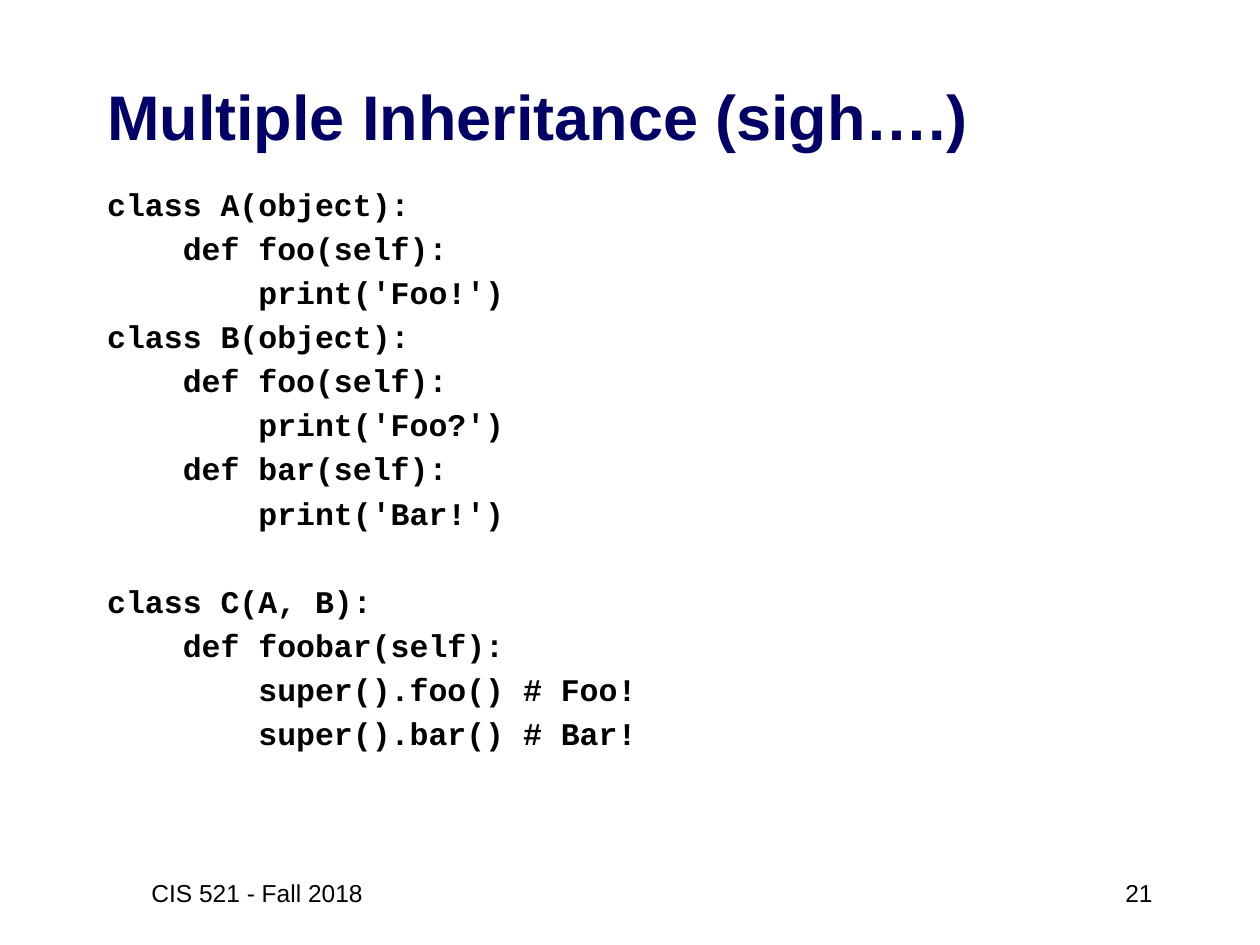
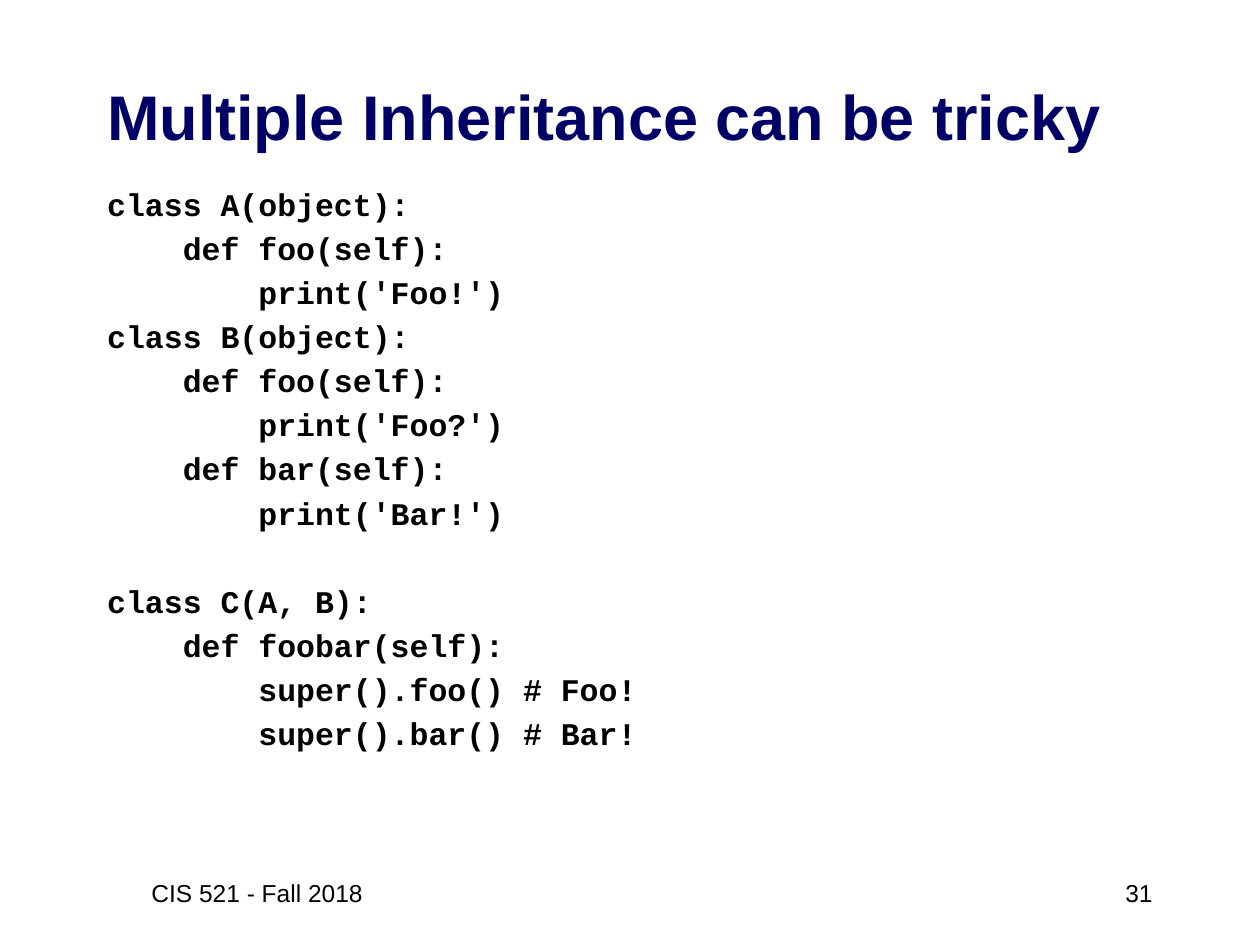
Before and after one commit to artificial-intelligence-class/artificial-intelligence-class.github.io, a slide deck: slide 31 of assets/slides/02-Python3-review2.pptx (slide 21 before the commit). Drawn at 1260x945 pixels with LibreOffice and Linux fonts; fonts in the diff are those of the drawing. Boxes give left, top, right and bottom in pixels: in the first picture for what was removed or moved away, otherwise in the second. Text is boxed around its words. In the diff, an @@ line names an element or a change of style, - is before the commit and + after.

```diff
--- a/assets/slides/02-Python3-review2.pptx
+++ b/assets/slides/02-Python3-review2.pptx
@@ title at (107, 94, 1100, 152): text changed @@
-Multiple Inheritance (sigh….)
+Multiple Inheritance can be tricky
@@ page number at (1125, 885, 1152, 903): text changed @@
-21
+31
```
Also in this commit, not shown: 11 other slides changed, 10 slides added, 2 other files.
